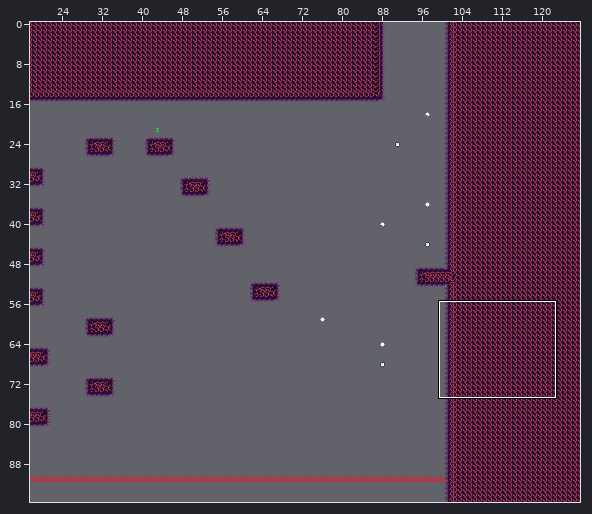
Two versions of a level (Tiled map (JSON), assets/world/room/fire7.json). The first picture is a wide view before the edit; the outline marks the close-up.
Close-up. Earlier state:
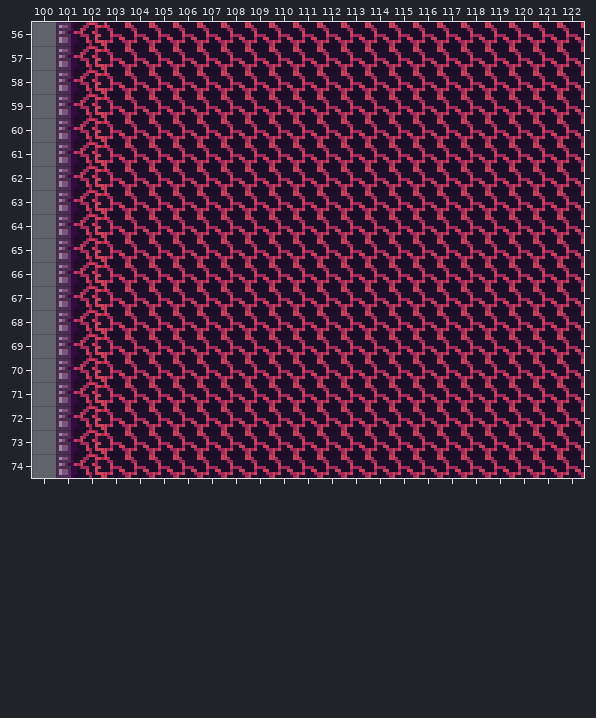
Cells are 8x8 px. Shown: x 100..122, y 56..74. The commit also changed other parts of the map, which this record leaves out.
After:
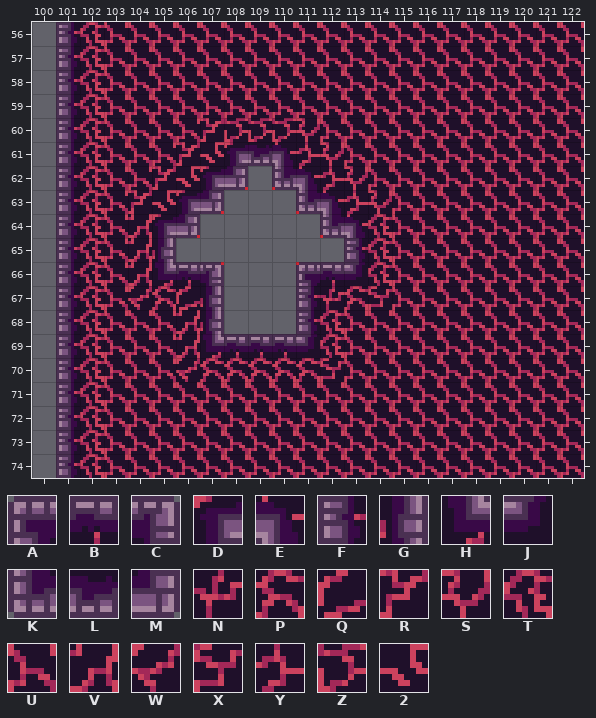
Key: from "fire": A 0, B 1, C 2, D 3, E 4, F 13, G 15, H 16, J 17, K 26, L 27, M 28, N 49, P 50, Q 51, R 60, S 61, T 62, U 63, V 64, W 73, X 74, Y 75, Z 76, 2 77.
_ is an empty cell.
The edit:
Layer "draft":
The tile that lay hidden is gone in row 62 at x 109; in row 63 at x 108 to 110; in row 64 at x 107 to 111; in row 65 at x 106 to 112; in rows 66 to 68 at x 108 to 110.
Layer "map":
Tile 2 replaces tile U in row 61 at x 107; in row 62 at x 106; in row 63 at x 105.
Tile A replaces tile U in row 66 at x 111.
Tile B replaces tile U in row 66 at x 106 and 112; in row 69 at x 108 to 110.
Tile C replaces tile U in row 66 at x 107.
Tile D replaces tile U in row 61 at x 108; in row 62 at x 107; in row 63 at x 106; in row 64 at x 105.
Tile E replaces tile U in row 61 at x 110; in row 62 at x 111; in row 63 at x 112; in row 64 at x 113.
Tile F replaces tile U in row 65 at x 113; in rows 67 to 68 at x 111.
Tile G replaces tile U in row 65 at x 105; in rows 67 to 68 at x 107.
Tile H replaces tile U in row 66 at x 105; in row 69 at x 107.
Tile J replaces tile U in row 66 at x 113; in row 69 at x 111.
Tile K replaces tile U in row 62 at x 110; in row 63 at x 111; in row 64 at x 112.
Tile L replaces tile U in row 61 at x 109.
Tile M replaces tile U in row 62 at x 108; in row 63 at x 107; in row 64 at x 106.
Tile N replaces tile U in row 67 at x 112.
Tile P replaces tile U in row 67 at x 105 and 113; in row 70 at x 107 to 111.
Tile Q replaces tile U in row 67 at x 106.
Tile R replaces tile U in row 60 at x 107; in row 61 at x 106; in row 62 at x 105; in row 63 at x 104.
Tile S replaces tile U in row 60 at x 111; in row 61 at x 112; in row 62 at x 113; in row 63 at x 114.
Tile T replaces tile U in rows 64 to 66 at x 114; in rows 68 to 69 at x 112.
Tile V replaces tile U in rows 64 to 66 at x 104; in rows 68 to 69 at x 106.
Tile W replaces tile U in row 67 at x 104; in row 70 at x 106.
Tile X replaces tile U in row 67 at x 114; in row 70 at x 112.
Tile Y replaces tile U in row 61 at x 111; in row 62 at x 112; in row 63 at x 113.
Tile Z replaces tile U in row 60 at x 108 to 110.
Tile U is gone in row 62 at x 109; in row 63 at x 108 to 110; in row 64 at x 107 to 111; in row 65 at x 106 to 112; in rows 66 to 68 at x 108 to 110.
Where, in picture pixels (left, top, right, bottom), the same in both close-ups:
changed: (128, 118, 392, 382)
